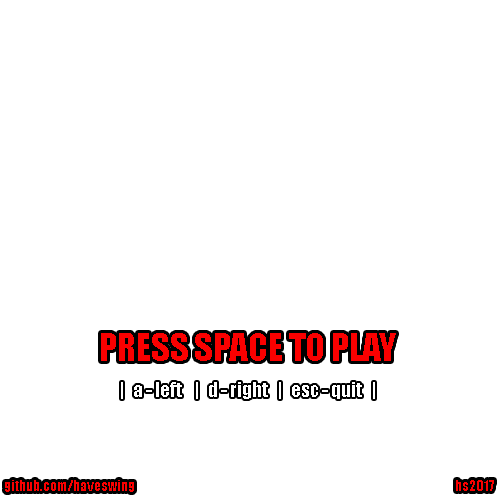
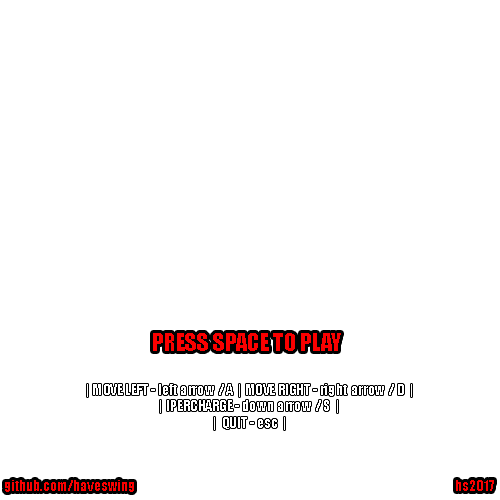
Layered file, before and after one edit (500 × 500). Changes by layer:
added layer "| MOVE LEFT - left arrow / A | MOVE RIGHT - right arrow / D |" above "| a - left | d - right | esc - quit |" over [87,384,412,430]
hid "| a - left | d - right | esc - quit |" over [121,382,375,399]
moved "PRESS SPACE TO PLAY" above "Livello 1", painted on it over [101,333,396,361]
